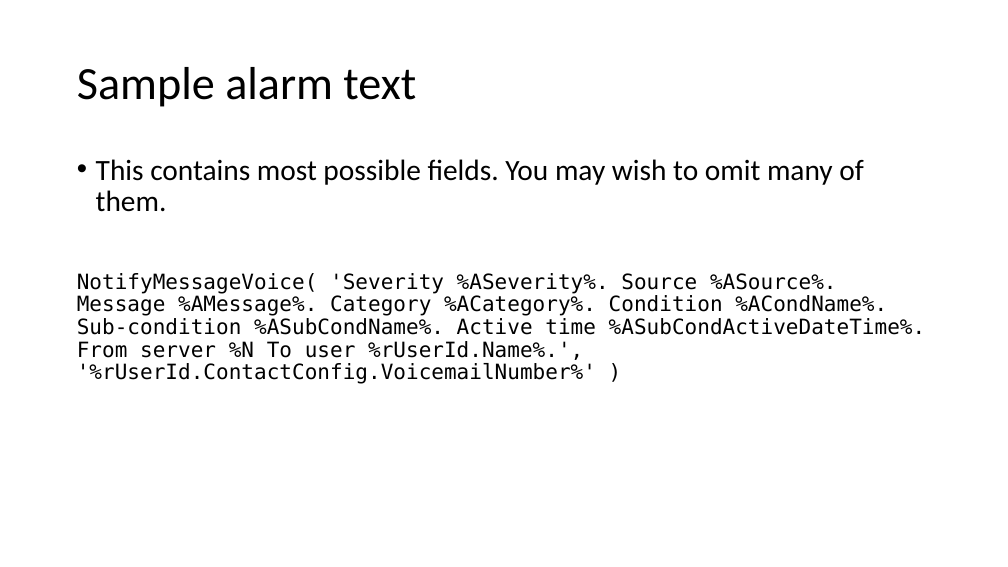
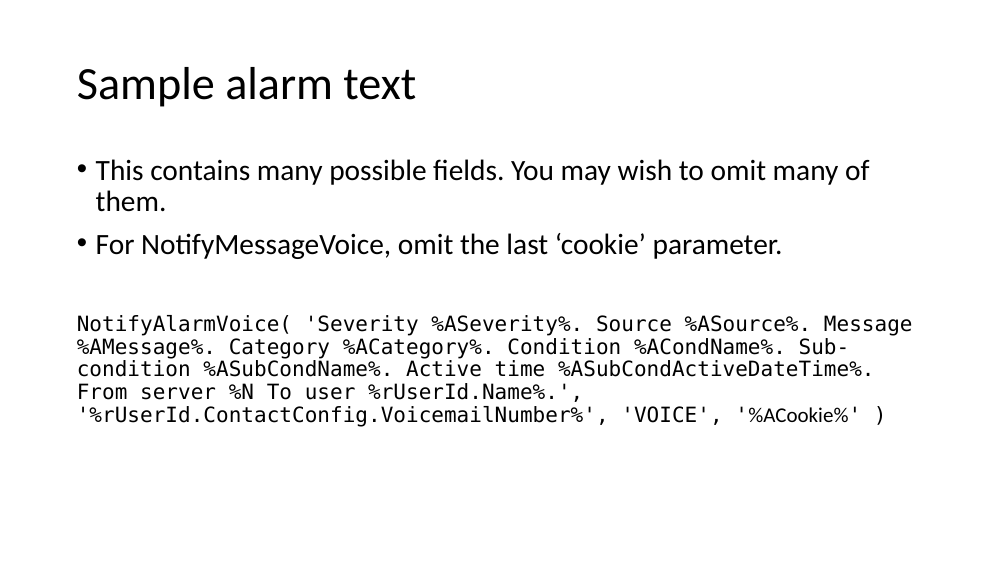
Before and after one commit to ClearSCADA/notify, a slide deck: slide 17 of NotifyDemo Description.pptx. Drawn at 1008x567 pixels with LibreOffice and Linux fonts; fonts in the diff are those of the drawing. Boxes give left, top, right and bottom in pixels: in the first picture for what was removed or moved away, otherwise in the second. Text is boxed around its words. In the diff, an @@ line names an element or a change of style, - is before the commit and + after.

```diff
--- a/NotifyDemo Description.pptx
+++ b/NotifyDemo Description.pptx
@@ text at [77, 159, 913, 427]: text changed @@
-• This contains most possible fields. You may wish to omit many of them.
-NotifyMessageVoice( 'Severity %ASeverity%. Source %ASource%. Message %AMessage%. Category %ACategory%. Condition %ACondName%. Sub-condition %ASubCondName%. Active time %ASubCondActiveDateTime%. From server %N To user %rUserId.Name%.', '%rUserId.ContactConfig.VoicemailNumber%' )
+• This contains many possible fields. You may wish to omit many of them.
+• For NotifyMessageVoice, omit the last ‘cookie’ parameter.
+NotifyAlarmVoice( 'Severity %ASeverity%. Source %ASource%. Message %AMessage%. Category %ACategory%. Condition %ACondName%. Sub-condition %ASubCondName%. Active time %ASubCondActiveDateTime%. From server %N To user %rUserId.Name%.', '%rUserId.ContactConfig.VoicemailNumber%', 'VOICE', '%ACookie%' )
```
Also in this commit, not shown: 4 other files.
